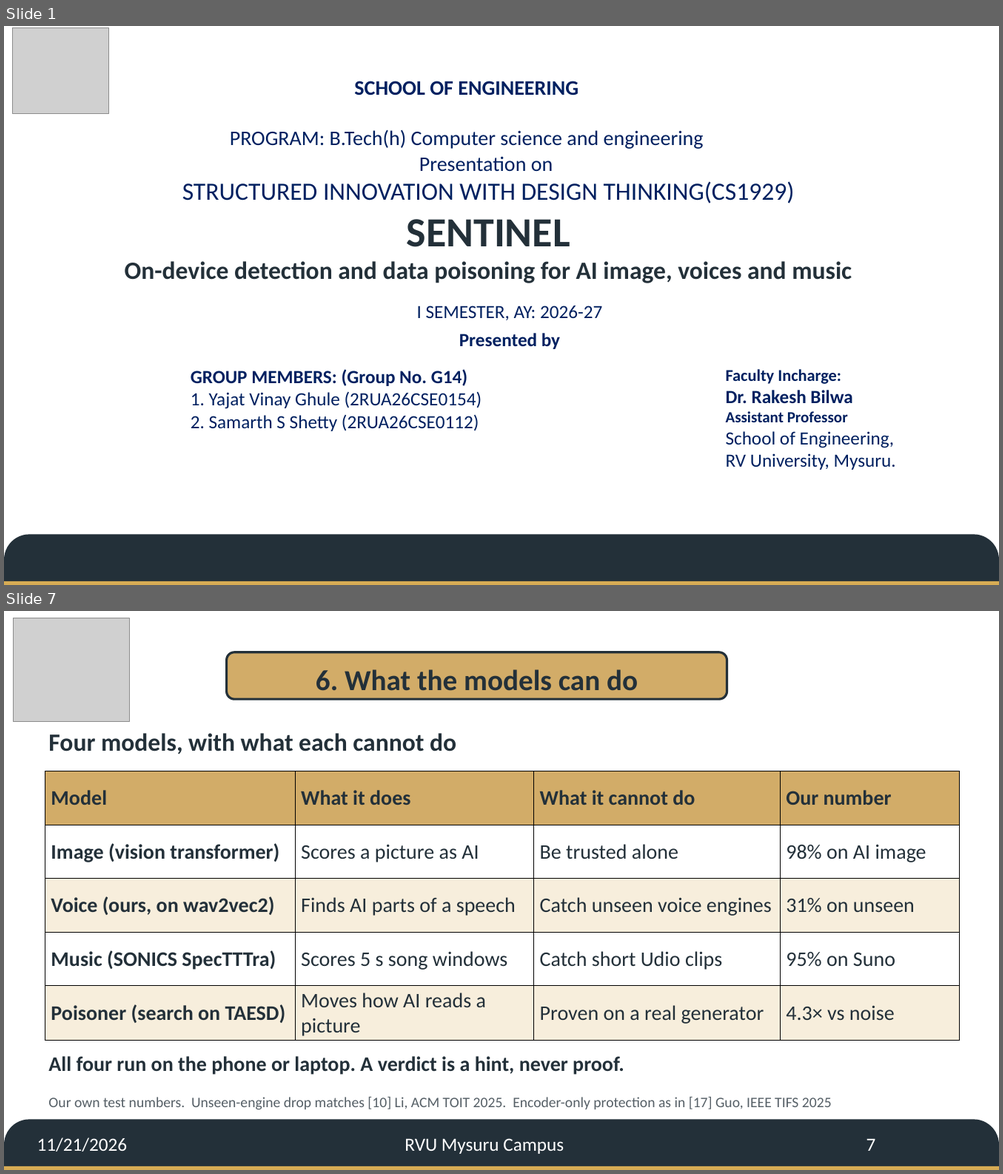
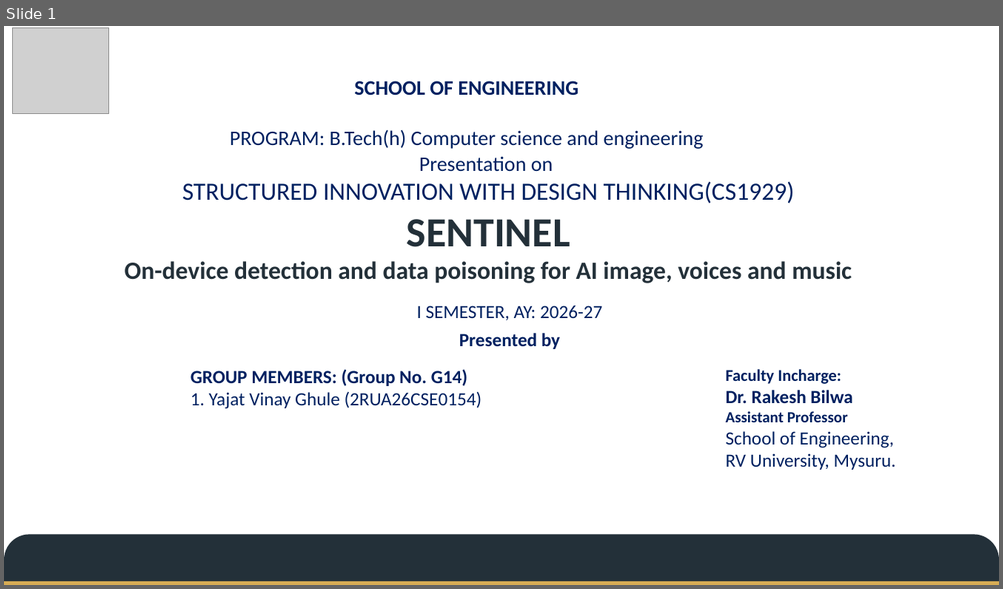
Before and after one commit to YajatGhule/ai-poisoner, a slide deck: sidt/SIDT_Jury_Deck_G14.pptx. Shown one above the other, each under a label of ours: slides 1 and 7 before the commit, slide 1 after it; the slides between them are not shown. The pictures are 1003x1174 and 1003x589 pixels, drawn with LibreOffice and Linux fonts; fonts in the diff are those of the drawing; grey boxes stand for pictures; background and template pictures are left out. Boxes give left, top, right and bottom in pixels: in the first picture for what was removed or moved away, otherwise in the second. Text is boxed around its words. In the diff, an @@ line names an element or a change of style, - is before the commit and + after.

```diff
--- a/sidt/SIDT_Jury_Deck_G14.pptx
+++ b/sidt/SIDT_Jury_Deck_G14.pptx
@@ slide 7 removed at (x1=4, y1=611, x2=999, y2=1170), background picture (left out); not listed: 2 template elements that a slide beside it also shows @@
@@ picture removed at (x1=14, y1=618, x2=129, y2=722) @@
@@ rounded rectangle removed at (x1=226, y1=652, x2=727, y2=699) @@
-6. What the models can do
@@ text removed at (x1=48, y1=733, x2=456, y2=755) @@
-Four models, with what each cannot do
@@ table removed at (x1=45, y1=772, x2=959, y2=1040), 5 rows, 4 columns @@
-Model | What it does | What it cannot do | Our number
-Image (vision transformer) | Scores a picture as AI | Be trusted alone | 98% on AI image
-Voice (ours, on wav2vec2) | Finds AI parts of a speech | Catch unseen voice engines | 31% on unseen
-Music (SONICS SpecTTTra) | Scores 5 s song windows | Catch short Udio clips | 95% on Suno
-Poisoner (search on TAESD) | Moves how AI reads a picture | Proven on a real generator | 4.3× vs noise
@@ text removed at (x1=48, y1=1056, x2=624, y2=1075) @@
-All four run on the phone or laptop. A verdict is a hint, never proof.
@@ text removed at (x1=48, y1=1097, x2=831, y2=1111) @@
-Our own test numbers. Unseen-engine drop matches [10] Li, ACM TOIT 2025. Encoder-only protection as in [17] Guo, IEEE TIFS 2025
@@ text removed at (x1=37, y1=1138, x2=127, y2=1152) @@
-11/21/2026
@@ text removed at (x1=404, y1=1139, x2=563, y2=1154) @@
-RVU Mysuru Campus
@@ page number removed at (x1=866, y1=1139, x2=876, y2=1151) @@
-7
@@ slide 1 changed as well @@
@@ text at (x1=190, y1=415, x2=479, y2=432): paragraph removed @@
-2. Samarth S Shetty (2RUA26CSE0112)
```
Also in this commit, not shown: 8 other slides changed, 1 slide added, 8 other files.
